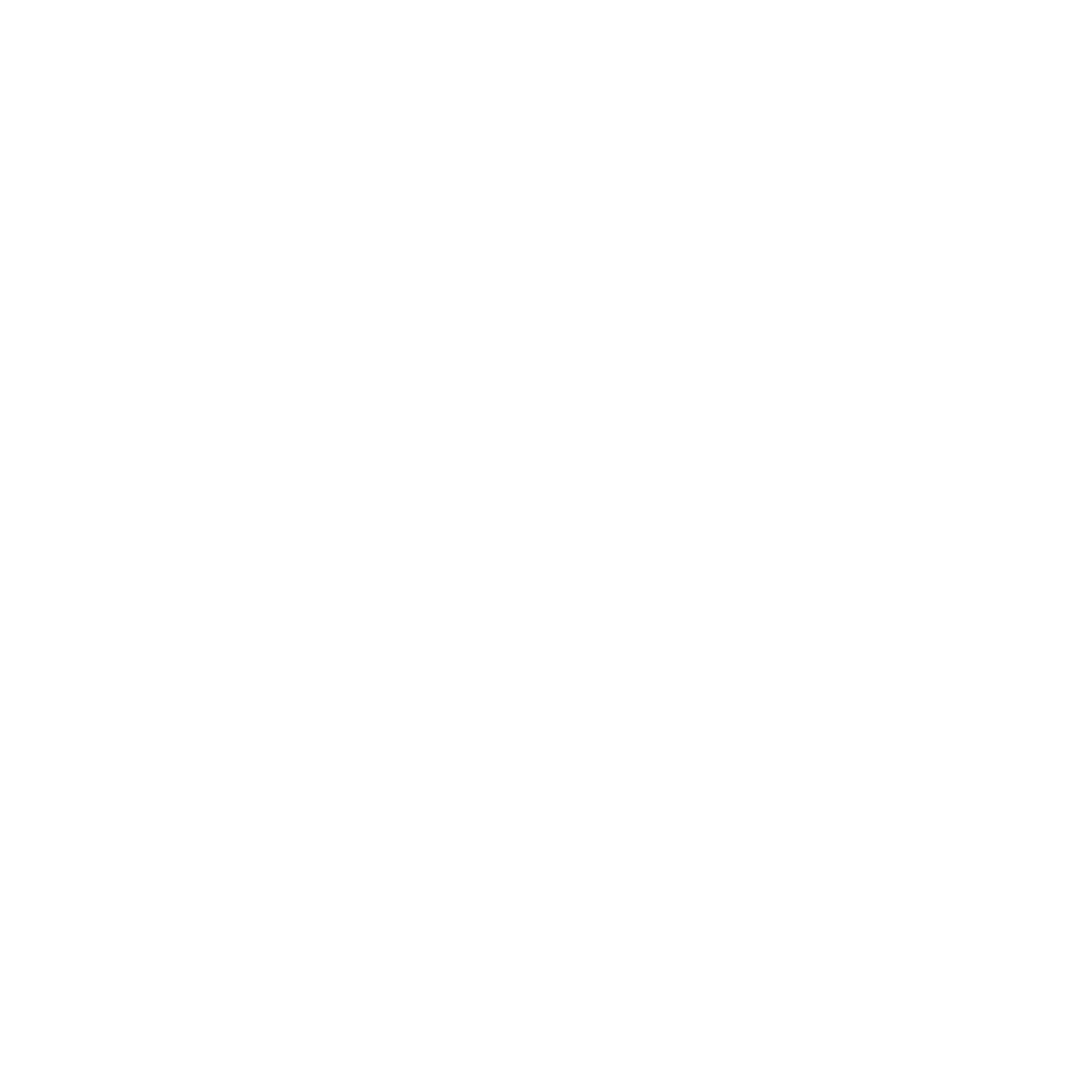
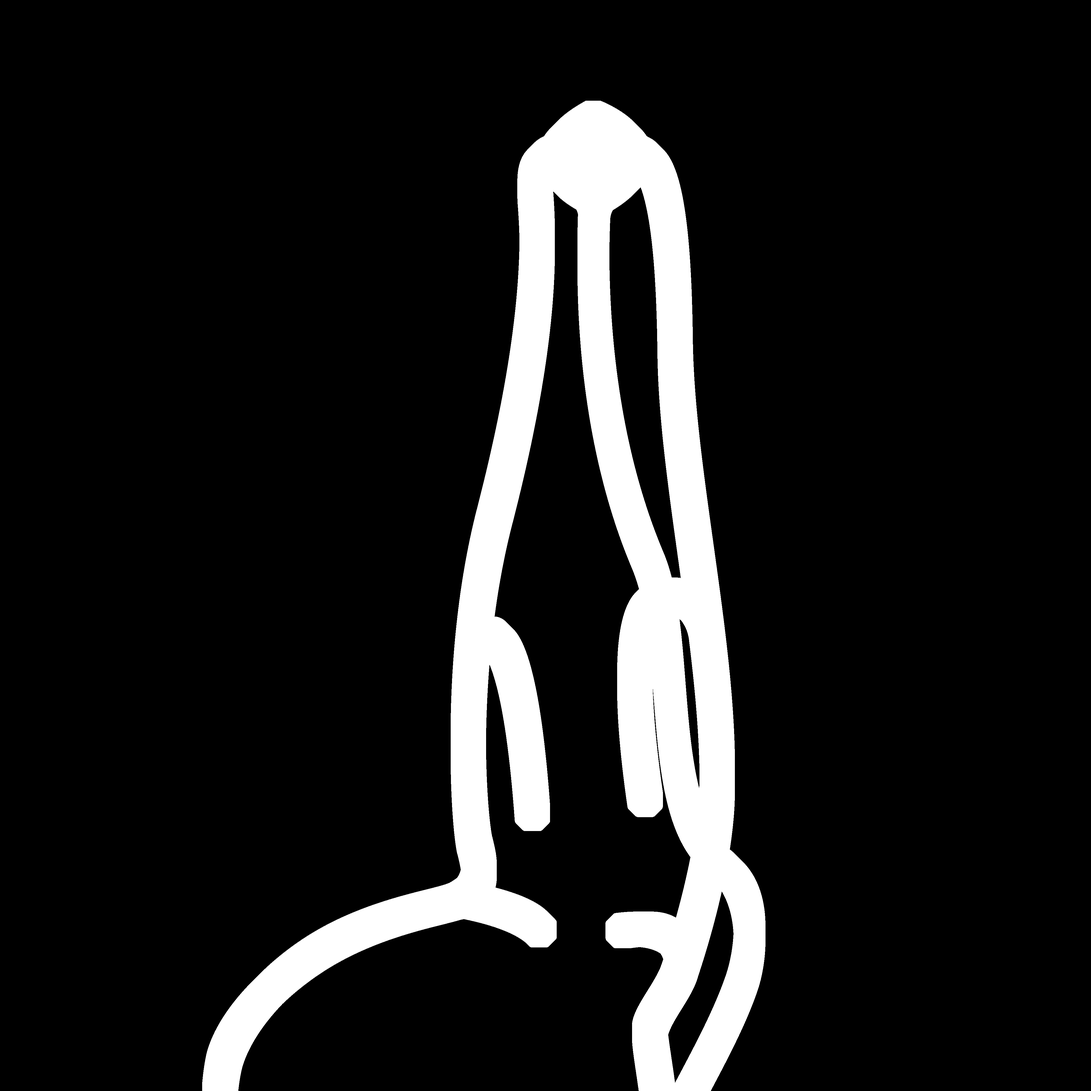
The second 1091px x 1091px image is a revision of the first. Changes to its layers:
showed "Layer 1", moved it above "Invert", painted on it over [0, 0, 1091, 1091]
added layer "Layer 2" over [0, 0, 1091, 1091]
